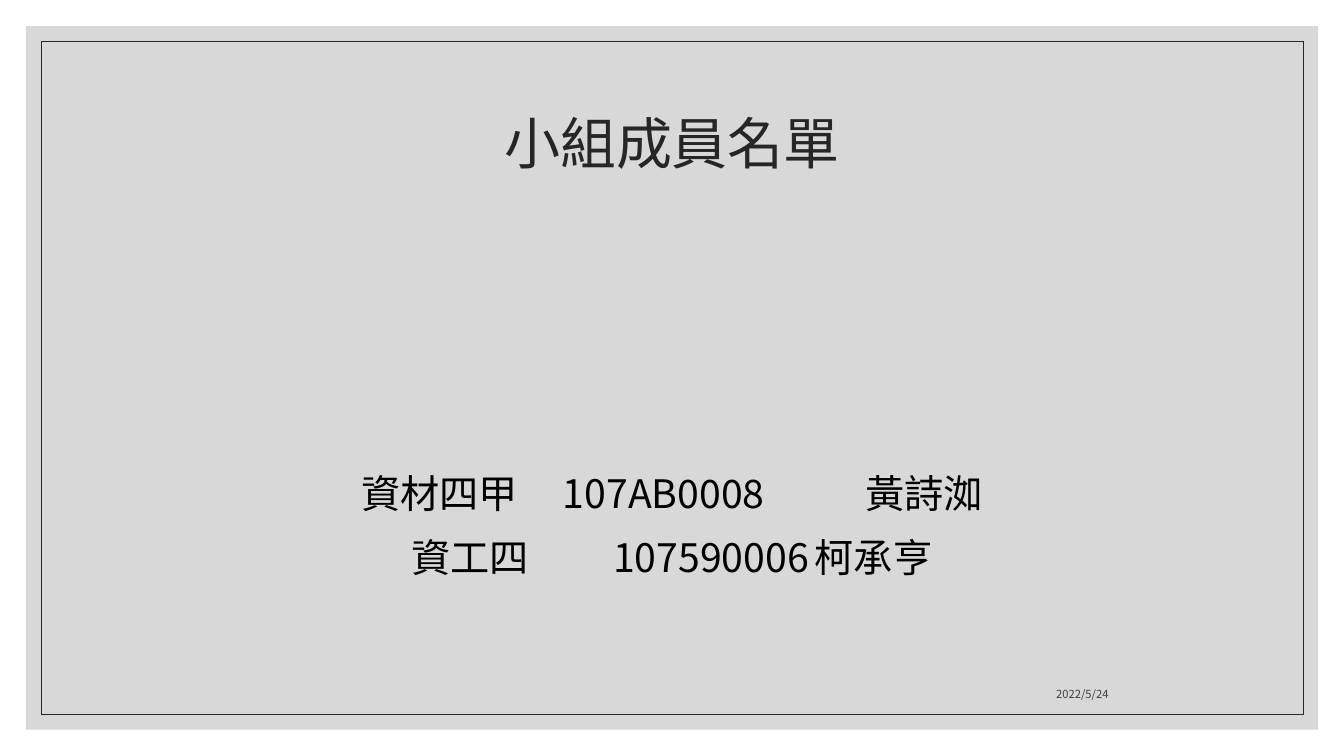
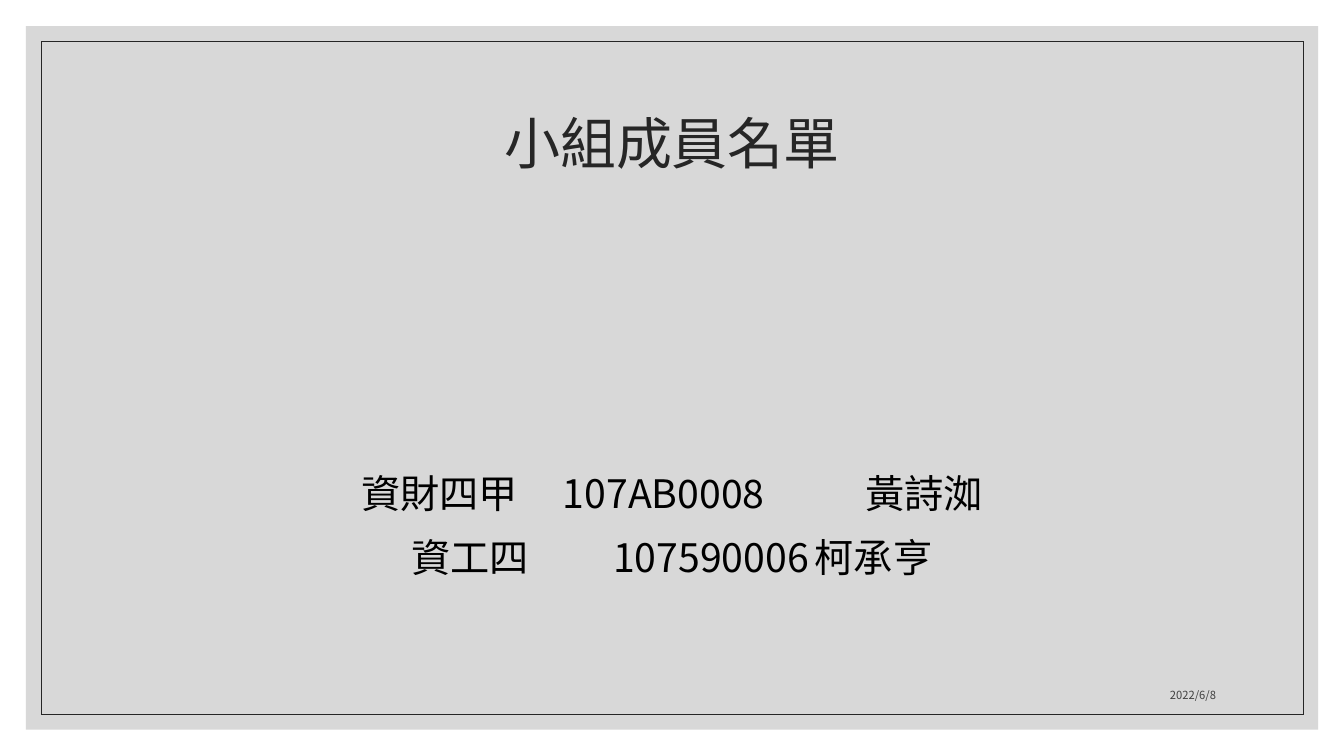
Before and after one commit to ShiRu19/MTA_Project, a slide deck: slide 2 of Project_2/report/Project2_第7組_小組報告.pptx. Drawn at 1344x756 pixels with LibreOffice and Linux fonts; fonts in the diff are those of the drawing. Boxes give left, top, right and bottom in pixels: in the first picture for what was removed or moved away, otherwise in the second. Text is boxed around its words. In the diff, an @@ line names an element or a change of style, - is before the commit and + after.

```diff
--- a/Project_2/report/Project2_第7組_小組報告.pptx
+++ b/Project_2/report/Project2_第7組_小組報告.pptx
@@ text at (361,475,982,511): text changed @@
-資材四甲 107AB0008 黃詩洳
+資財四甲 107AB0008 黃詩洳
@@ text at (1170,690,1216,701): text changed @@
-2022/5/24
+2022/6/8
```
Also in this commit, not shown: 4 other slides changed, 9 slides added, 5 slides removed, 2 other files.
